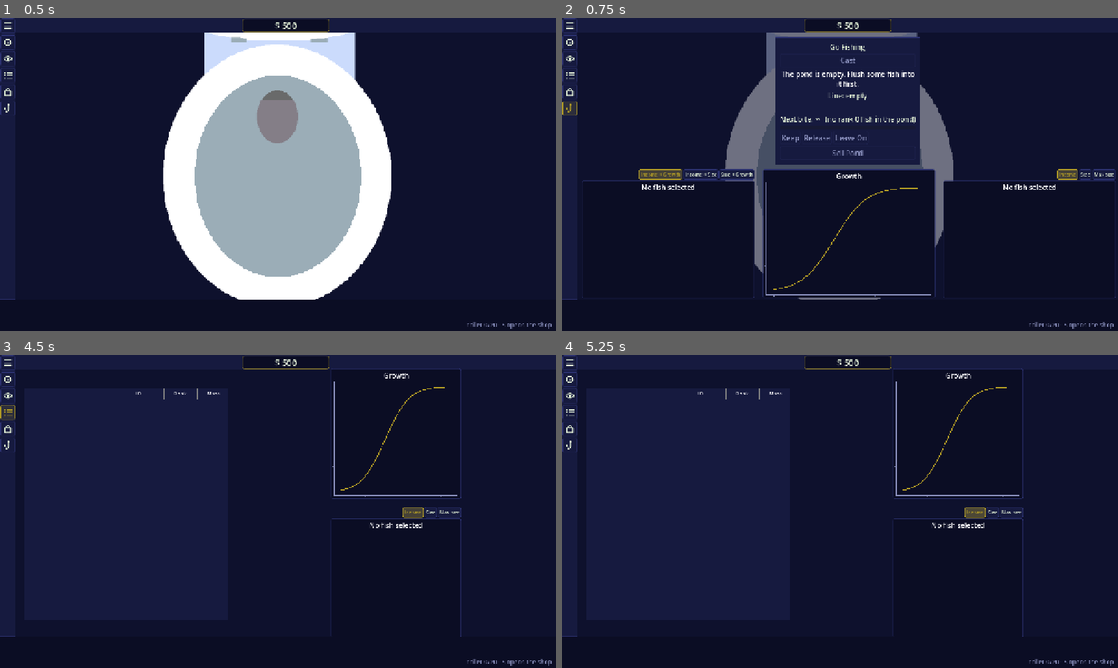
Above: before the commit, frames 1-4 (two rows, left to right).
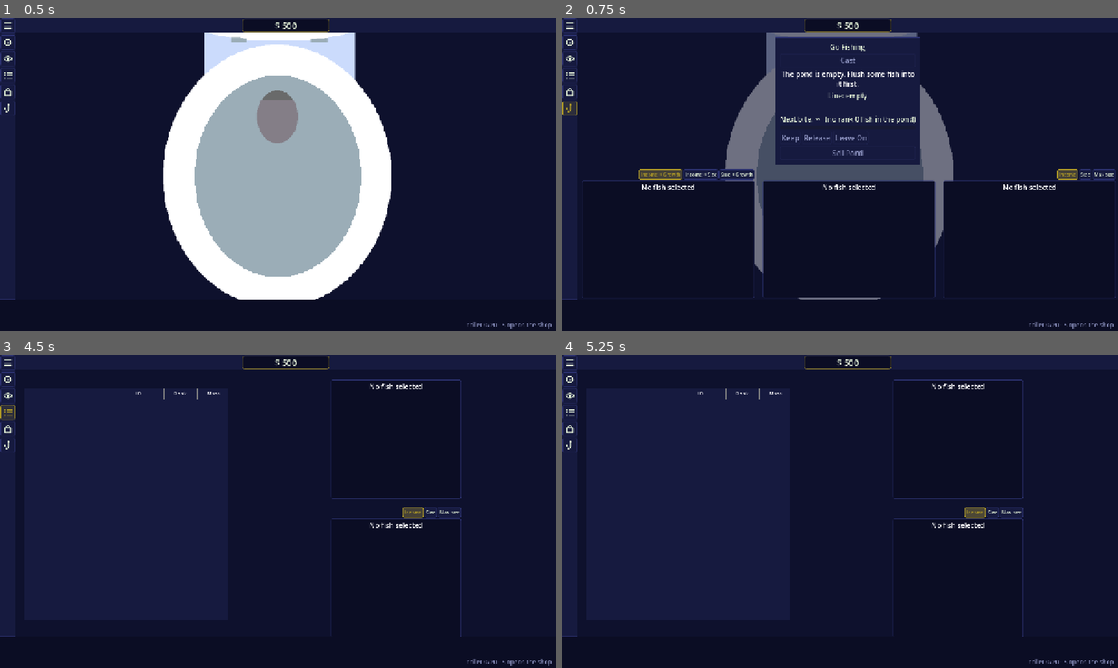
Above: after the commit, the same moments.

Repository: frnklnnlsn/koi-idle
Game: Godot game, scene res://game_parts/user_interface/scenes/main_UI.tscn
The game is run twice, just before and just after one commit, with the same random seed, the same clock (stepped at 60 frames per second) and the same inputs.
Inputs (mouse positions are in pixels of both pictures, inside the frame that each line leads up to):
- Up to frame 1 (0.5 s): no input
- Up to frame 2 (0.75 s): click (567, 108) at 0.5 s
- Up to frame 3 (4.5 s): click (5, 445) at 1.25 s; click (5, 361) at 2 s; click (5, 380) at 2.75 s; click (5, 395) at 3.5 s; click (5, 411) at 4.25 s
- Up to frame 4 (5.25 s): click "Income" at 5 s

Frame 1 is identical in both runs. In frame 2, 1.6% of the frame differs, in the area x 36-68%, y 48-90%; in frame 3, 0.5%; in frame 4, 0.5%.

Commit message:
Shop charts: always full size, also with no fish
_place_cards added the remaining distance to the spacer's current height;
when called twice in one frame (it is, on opening the shop) it added it
twice, pushing the charts off-screen with an empty shop and changing their
height from open to open. It now works the spacer height out from parts of
the layout that don't depend on it. An empty growth chart now shows 'No
fish selected' at the same size as the others.

Co-Authored-By: Claude Opus 5.5 <noreply@anthropic.com>
Claude-Session: https://claude.ai/code/session_01EFMBTUzXdodmqvh2BWDEMY

Diff:
--- a/koi-idle-godot/game_parts/charts/growth_chart.gd
+++ b/koi-idle-godot/game_parts/charts/growth_chart.gd
@@ -26,6 +26,7 @@
 var _all_view := true
 var _series_fish: Array = []   # series index -> fish (All view clicks)
 var _picked: Array = []   # box-selected fish (UIPalette picked colour)
+var _collection_mode := false   # given a collection (shop / fishing), not just one fish (list view)
 var _caught: Array = []   # fishing: on the line now (accent)
 var _earlier: Array = []  # fishing: caught earlier this session (faded)
 
@@ -152,6 +153,7 @@
 
 ## The fish shown in the All view (e.g. the shop's current batch).
 func set_fish_collection(fish_array: Array) -> void:
+	_collection_mode = true
 	_fish = fish_array.filter(func(f): return f is fish_conf)
 	_redraw()
 
@@ -209,10 +211,19 @@
 func _redraw() -> void:
 	if not plot:
 		return
-	# No collection given (e.g. the list view): always the single-fish view.
+	# No collection given (e.g. the list view): always the single-fish view,
+	# without tabs. Nothing at all (an empty shop): an empty chart the same
+	# size as the others, so the tabs keep their space but aren't shown.
+	var empty := _collection_mode and _fish.is_empty()
 	if _tab_row:
-		_tab_row.visible = not _fish.is_empty()
-	if _all_view and not _fish.is_empty():
+		_tab_row.visible = not _fish.is_empty() or empty
+		_tab_row.modulate.a = 0.0 if empty else 1.0
+		for b in _tab_buttons:
+			b.disabled = empty
+	if empty:
+		plot.reset()
+		plot.title = "No fish selected"
+	elif _all_view and not _fish.is_empty():
 		var curves := []
 		_series_fish = _fish.duplicate()
 		for f in _fish:
--- a/koi-idle-godot/game_parts/user_interface/scripts/shop_ui.gd
+++ b/koi-idle-godot/game_parts/user_interface/scripts/shop_ui.gd
@@ -62,6 +62,11 @@
 var _box_chart: Control = null   # chart the box started in, or null = cards
 ## True while the terminal shows the selection summary rather than one fish.
 var _show_summary := false
+
+# Size of a fish card (fish_card.tscn minimum size and margin), for placing
+# the card row before any cards exist.
+const CARD_HEIGHT := 100.0
+const CARD_MARGIN := 10.0
 # --- Lifecycle ---
 
 func _ready() -> void:
@@ -582,24 +587,32 @@
 
 ## Grows or shrinks the spacer above the cards so their row ends exactly at
 ## the middle of the screen; the charts take the space below.
+## The height is worked out from parts of the layout that don't depend on the
+## spacer itself, so calling this several times in a row (it is, when the shop
+## opens) always gives the same answer.
 func _place_cards() -> void:
 	if not is_visible_in_tree():
 		return
 	await get_tree().process_frame   # let containers settle first
 	if not is_inside_tree():
 		return
-	# Measure a card that isn't enlarged by the cursor; with no cards yet,
-	# where one would sit (they're centred in the row).
-	var bottom: float
+	var row: Control = fish_card_hbox
+	# Where the card frames end, measured from the top of the card row: a real
+	# card that isn't enlarged by the cursor, or where one would sit (cards
+	# are centred in the row) when there are none yet.
+	var card_bottom: float
 	var plain := _cards().filter(func(c): return not c.is_cursor)
 	if not plain.is_empty():
+		var c: Control = plain[0]
 		# The visible frame ends inside the card's margin.
-		bottom = plain[0].global_position.y + plain[0].size.y - plain[0].get_theme_constant("margin_bottom")
+		card_bottom = c.global_position.y - row.global_position.y + c.size.y - c.get_theme_constant("margin_bottom")
 	else:
-		var row: Control = fish_card_hbox.get_parent()
-		bottom = row.global_position.y + (row.size.y + 100.0) / 2.0 - 10.0
+		card_bottom = (row.size.y + CARD_HEIGHT) / 2.0 - CARD_MARGIN
+	# Distance from the spacer's bottom edge to the top of the card row
+	# (containers and separation in between), from the same layout pass.
+	var gap := row.global_position.y - (_top_spacer.global_position.y + _top_spacer.size.y)
 	var middle := get_viewport().get_visible_rect().size.y / 2.0
-	var h := maxf(_top_spacer.custom_minimum_size.y + middle - bottom, 0.0)
+	var h := maxf(middle - _top_spacer.global_position.y - gap - card_bottom, 0.0)
 	if absf(h - _top_spacer.custom_minimum_size.y) > 1.0:
 		_top_spacer.custom_minimum_size.y = h
 
